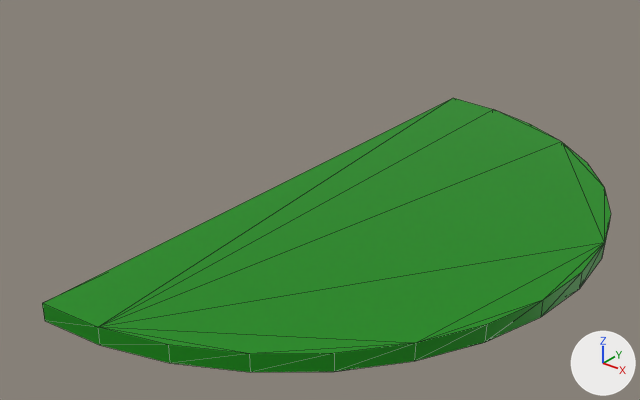
An edit to the glTF model assets/Stage.glb, drawn before and after from the same camera.
One viewpoint serves both versions: a 50 mm camera at (-21.36, -43.8, 11.71) aimed at (-34.78, -27.03, 1.31). The lights are fixed; the arrows at lower right show +X, +Y and +Z. The picture after the commit comes second. Mesh edges are drawn as thin lines. Where no turn or scale is listed for an object, it has been applied to the vertices. Vertices at exactly the same position are counted once.
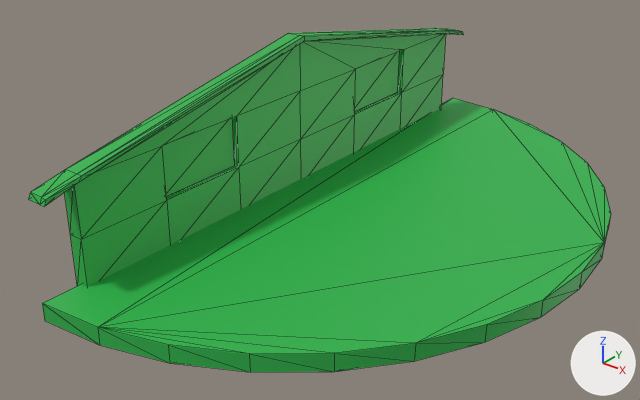
Where the change shows, as pixel boxes [x1, y1, x2, y2] in the pictures (640 x 400 px; the box of a moved part takes in the faces that stretch with it):
'Circle', recoloured, reshaped (25% taller)
    before: [42, 98, 611, 372]
    after: [29, 28, 611, 372]
part 1 of me_circle, added (green)
    after: [29, 28, 463, 287]
part 2 of me_circle, moved or reshaped
    both: [42, 110, 610, 372]

The change, as a diff of the scene's bpy script:
```diff
--- a/assets/Stage.glb.py
+++ b/assets/Stage.glb.py
@@ mat_material_010 @@
 mat_material_010 = principled_material('Material.010')
-mat_material_010.base_color = (0.00271, 0.256, 0.000872)  # green #098a03
+mat_material_010.base_color = (0.027, 0.458, 0.0714)  # green #2eb44c
@@ me_circle @@
 # used by ob_circle; location = (-37.46, -24.83, 0.0)
-me_circle.from_pydata(...)  # 34 vertices, 64 faces; spans x 0.0..9.3, y -9.3..9.3, z 0.0..0.5
+me_circle.from_pydata(...)  # 110 vertices, 212 faces; spans x -0.2..9.3, y -9.3..9.3, z 0.0..4.9
+# me_circle part 1: a new loose piece of 76 vertices spanning x -0.2..0.4, y -9.1..9.0, z 0.3..4.9, in mat_material_010 (green #2eb44c)
+# me_circle part 2
+# 48 faces are deleted
+# 48 new faces join them
 me_circle.materials.append(mat_material_010)
```
